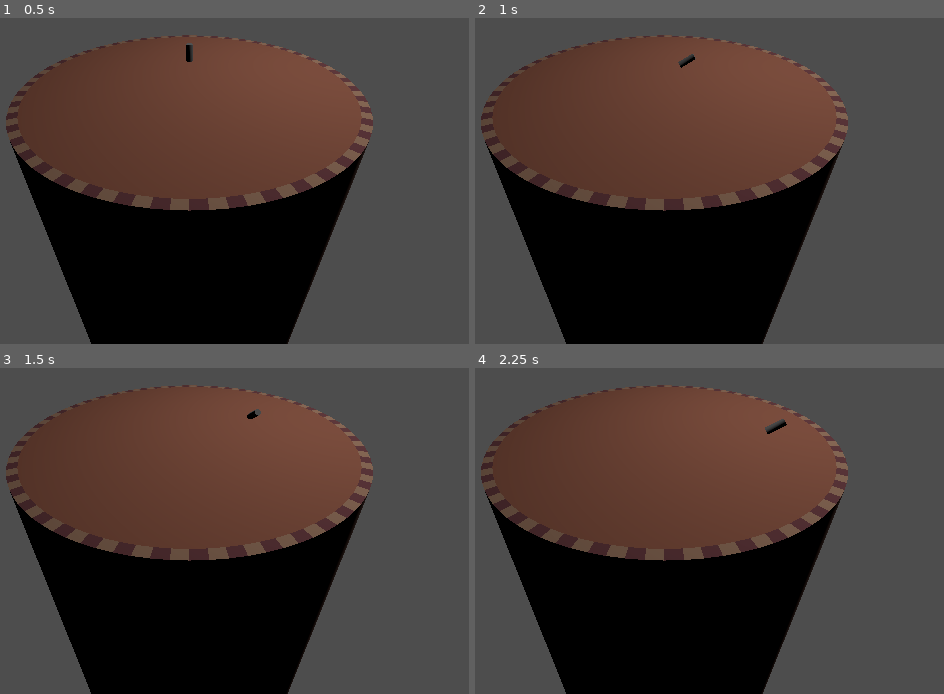
Above: before the commit, frames 1-4 (two rows, left to right).
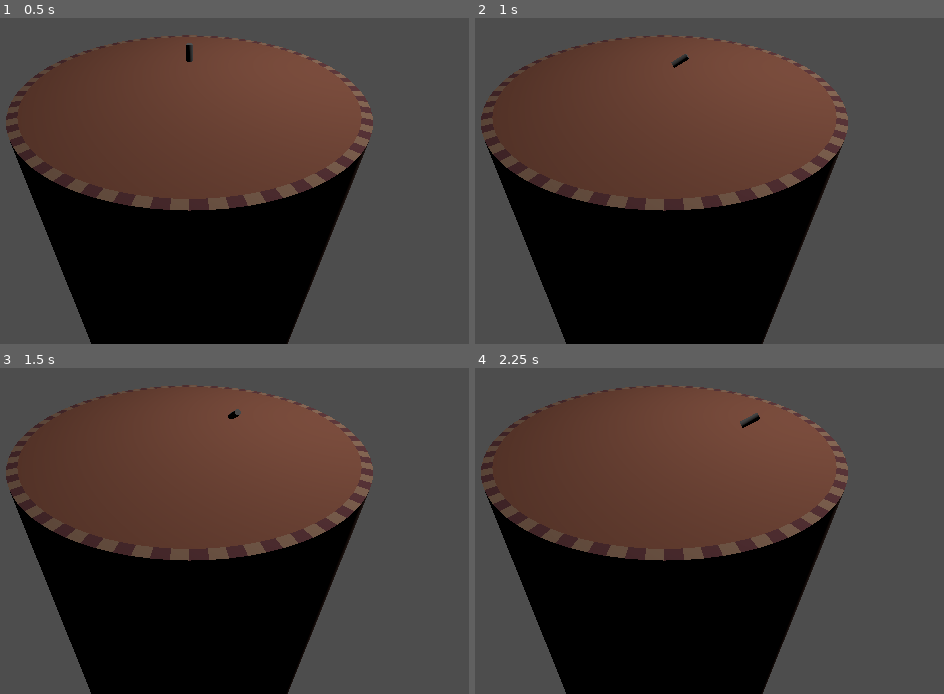
Above: after the commit, the same moments.

Repository: proximadams/Lucky-Erik-Alex-Jam-2025
Game: Godot game, scene res://World.tscn
Same seed, same stepped clock (60 frames per second), same inputs: the game is played once before the commit and once after it.
Inputs:
- Up to frame 1 (0.5 s): no input
- Up to frame 2 (1 s): tap Enter at 0.5 s; hold Right (ui_right) from 0.53 s (still down)
- Up to frame 3 (1.5 s): tap Space at 1.25 s; release Right (ui_right) at 1.28 s; hold Down (ui_down) from 1.28 s (still down)
- Up to frame 4 (2.25 s): release Down (ui_down) at 2.03 s; hold Right (ui_right) from 2.03 s (still down)

Frame 1 is identical in both runs. In frame 2, 0.1% of the frame differs, in the area x 41-48%, y 11-16%; in frame 3, 0.1%; in frame 4, 0.2%, in the area x 56-67%, y 13-21%.

Commit message:
momentum movement

Diff:
--- a/player.gd
+++ b/player.gd
@@ -14,8 +14,8 @@
 
 	if is_on_floor():
 		velocity.y = JUMP_VELOCITY
-		velocity.x = rotation.z * SPEED * -1
-		velocity.z = rotation.x * SPEED
+		velocity.x = (rotation.z * SPEED * -0.7) + (velocity.x * 0.3)
+		velocity.z = (rotation.x * SPEED * 0.7) + (velocity.z * 0.3)
 
 	move_and_slide()
 
